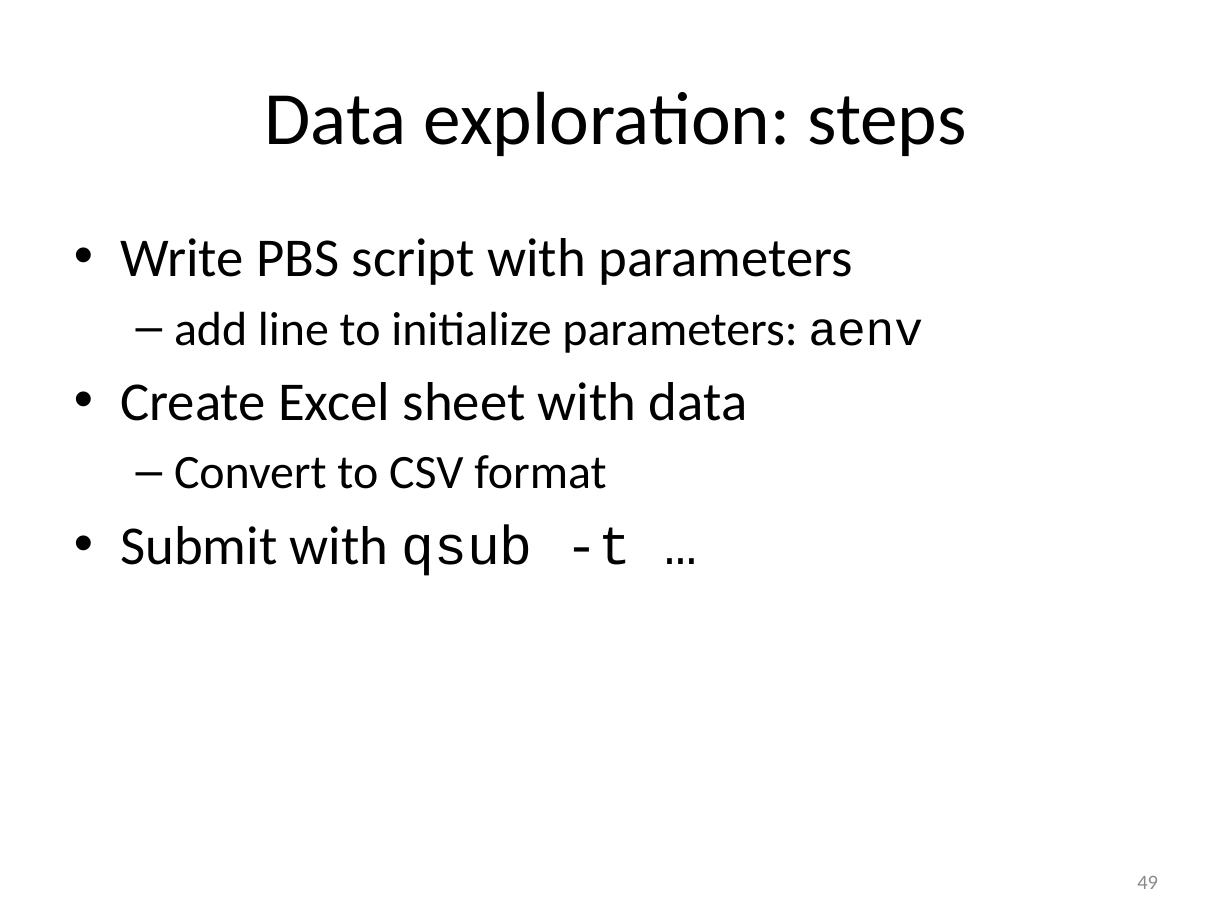
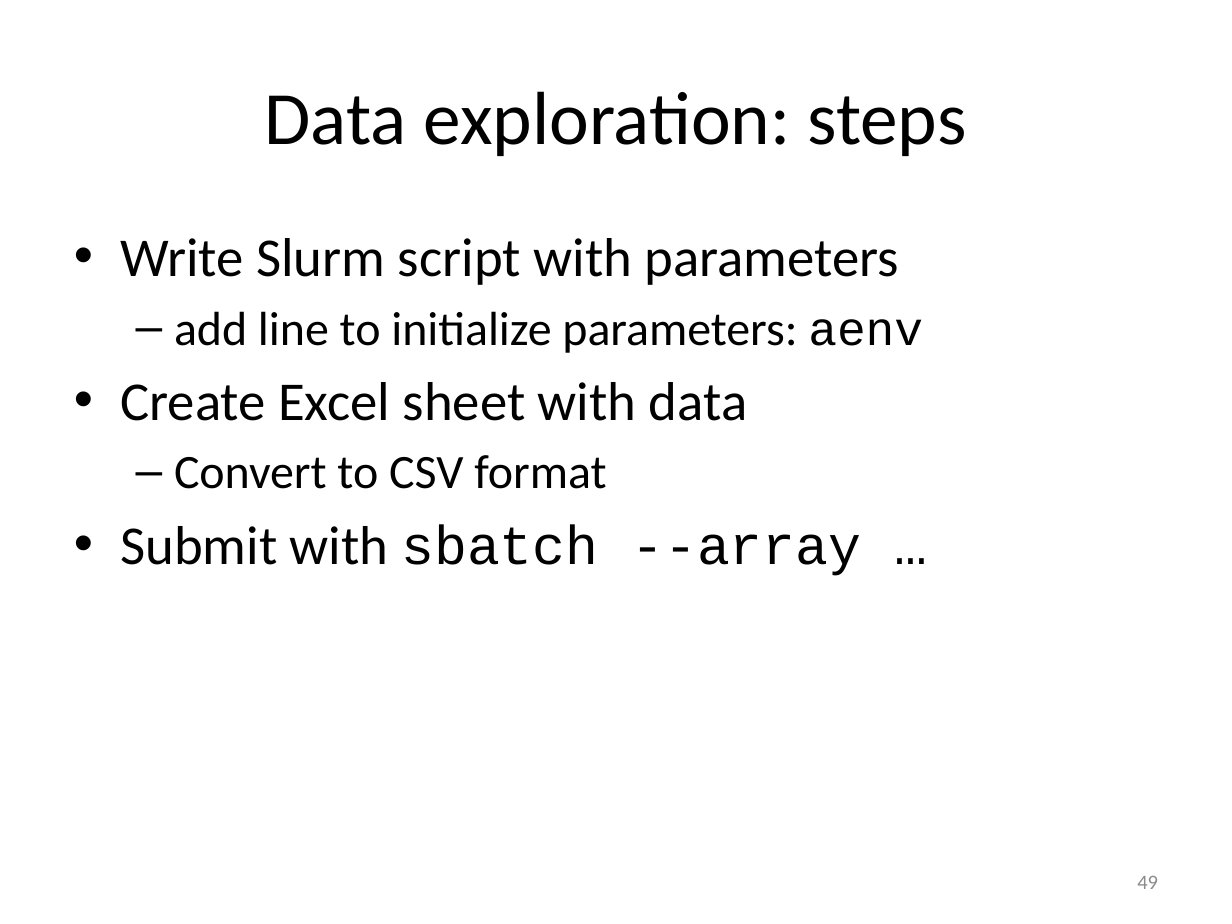
Before and after one commit to gjbex/worker-and-atools, a slide deck: slide 49 of worker_atools.pptx. Drawn at 1232x924 pixels with LibreOffice and Linux fonts; fonts in the diff are those of the drawing. Boxes give left, top, right and bottom in pixels: in the first picture for what was removed or moved away, otherwise in the second. Text is boxed around its words. In the diff, an @@ line names an element or a change of style, - is before the commit and + after.

Commit message:
Adapted atools slides for Slurm

```diff
--- a/worker_atools.pptx
+++ b/worker_atools.pptx
@@ text at [120,238,899,285]: text changed @@
-• Write PBS script with parameters
+• Write Slurm script with parameters
@@ text at [120,525,861,576]: text changed; font Calibri to Courier New @@
-• Submit with qsub -t …
+• Submit with sbatch --array …
```
Also in this commit, not shown: 22 other slides changed, 1 slide removed.
